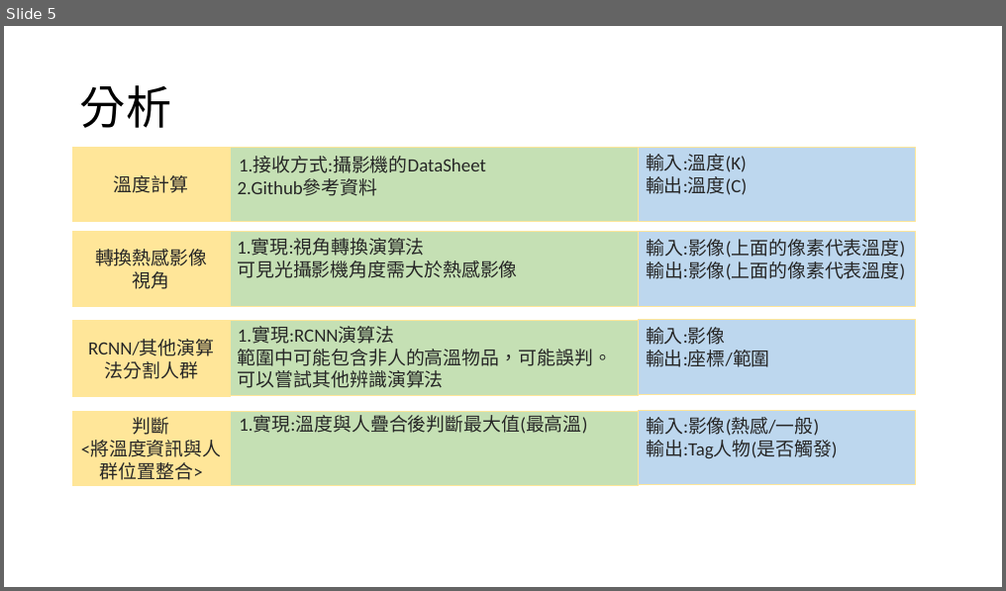
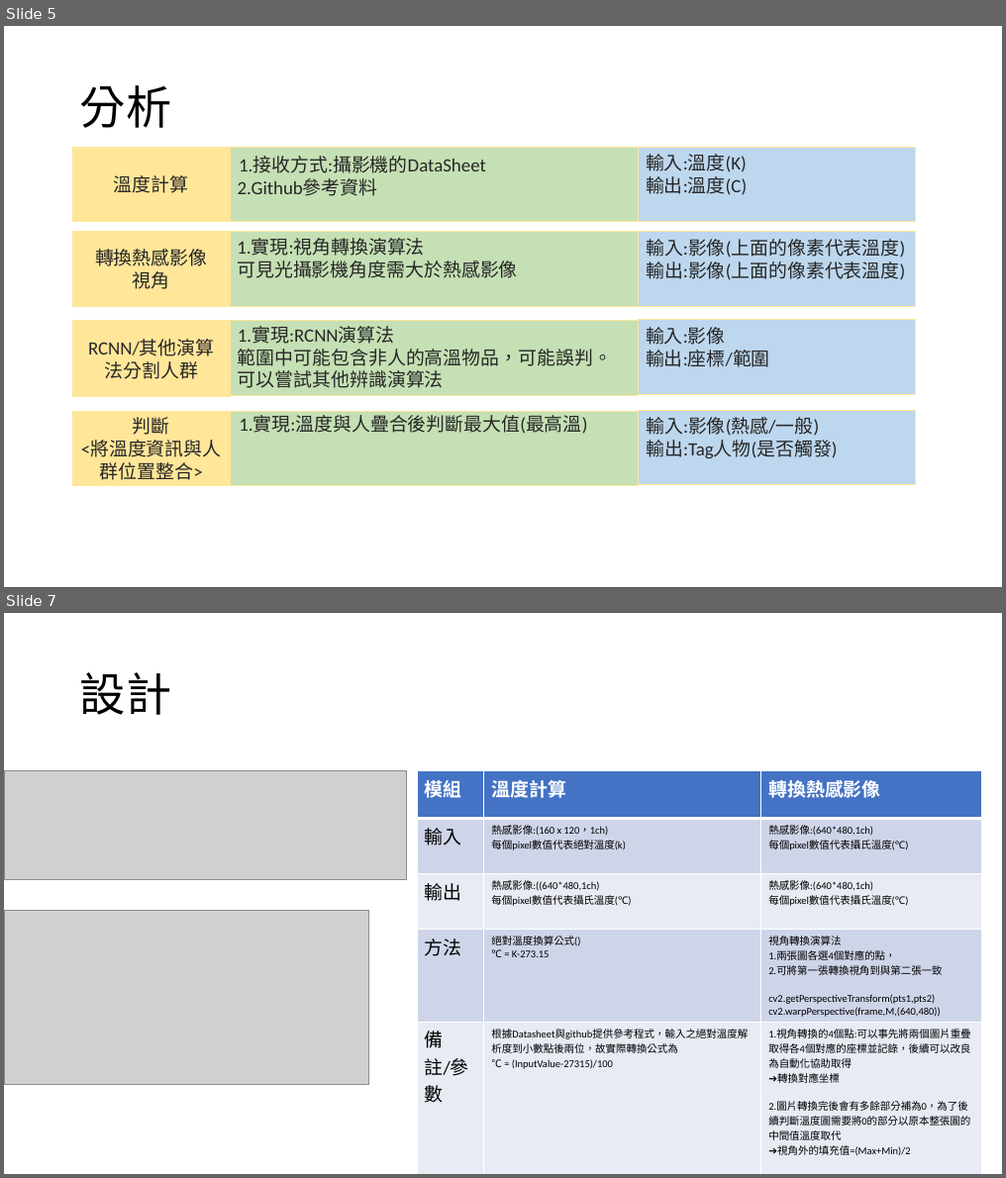
Before and after one commit to HsuTengHsiung/Image-processing, a slide deck: 000.作業紀錄/人體溫度判斷.pptx. Shown one above the other, each under a label of ours: slide 5 before the commit, slides 5 and 7 after it; the slides between them are not shown. The pictures are 1006x591 and 1006x1178 pixels, drawn with LibreOffice and Linux fonts; fonts in the diff are those of the drawing; grey boxes stand for pictures. Boxes give left, top, right and bottom in pixels: in the first picture for what was removed or moved away, otherwise in the second. Text is boxed around its words. In the diff, an @@ line names an element or a change of style, - is before the commit and + after.

Commit message:
更新報告
1.調整架構圖
2.設計新增模組:輸入、輸出、參數

```diff
--- a/000.作業紀錄/人體溫度判斷.pptx
+++ b/000.作業紀錄/人體溫度判斷.pptx
@@ slide 7 added at (x1=4, y1=613, x2=1002, y2=1174), background #FFFFFF @@
@@ title added at (x1=80, y1=672, x2=171, y2=715), 44 pt, text #000000 @@
+設計
@@ picture added at (x1=4, y1=771, x2=406, y2=879) @@
@@ table added at (x1=417, y1=771, x2=982, y2=1160), 5 rows, 3 columns @@
+模組 | 溫度計算 | 轉換熱感影像
+輸入 | 熱感影像:(160 x 120，1ch) / 每個pixel數值代表絕對溫度(k) | 熱感影像:(640*480,1ch) 每個pixel數值代表攝氏溫度(℃)
+輸出 | 熱感影像:((640*480,1ch) 每個pixel數值代表攝氏溫度(℃) | 熱感影像:(640*480,1ch) 每個pixel數值代表攝氏溫度(℃)
+方法 | 絕對溫度換算公式() ℃ = K-273.15 | 視角轉換演算法 1.兩張圖各選4個對應的點， 2.可將第一張轉換視角到與第二張一致 / cv2.getPerspectiveTransform(pts1,pts2) / cv2.warpPerspective(frame,M,(640,480))
+備註/參數 | 根據Datasheet與github提供參考程式，輸入之絕對溫度解析度到小數點後兩位，故實際轉換公式為 ℃ = (InputValue-27315)/100 | 1.視角轉換的4個點:可以事先將兩個圖片重疊取得各4個對應的座標並記錄，後續可以改良為自動化協助取得 / ➔轉換對應坐標 / 2.圖片轉換完後會有多餘部分補為0，為了後續判斷溫度圖需要將0的部分以原本整張圖的中間值溫度取代 ➔視角外的填充值=(Max+Min)/2
@@ picture added at (x1=4, y1=911, x2=368, y2=1084) @@
```
Also in this commit, not shown: 1 slide changed, 2 other slides added.
